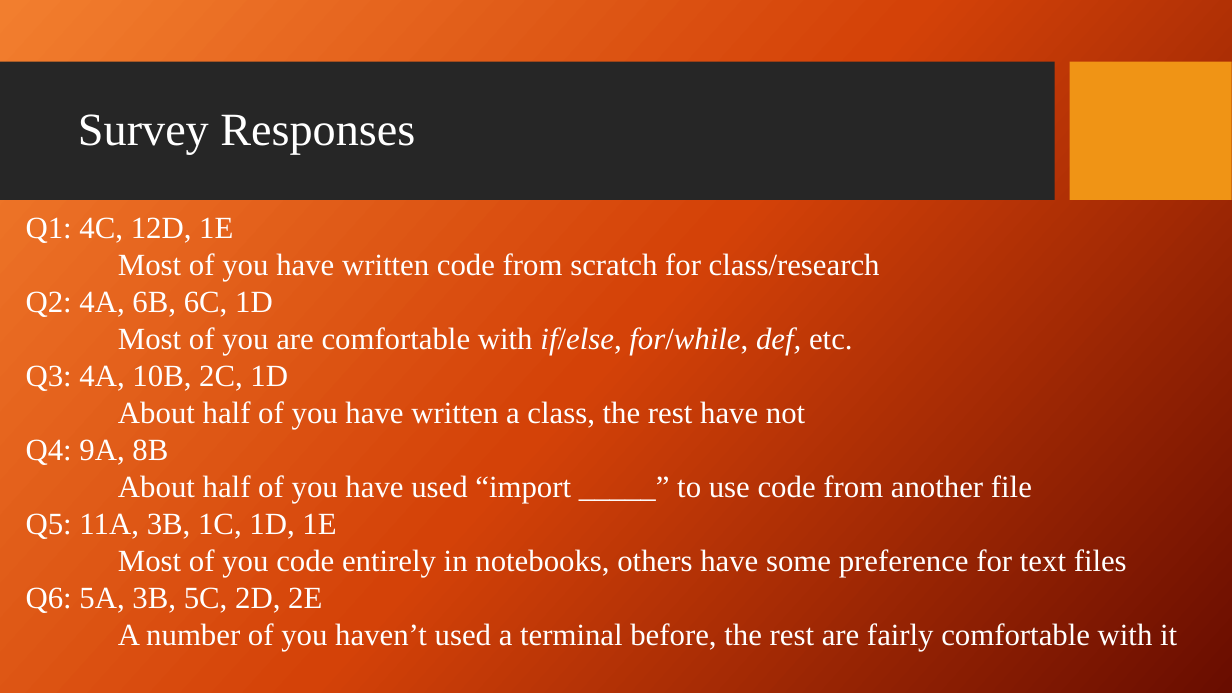
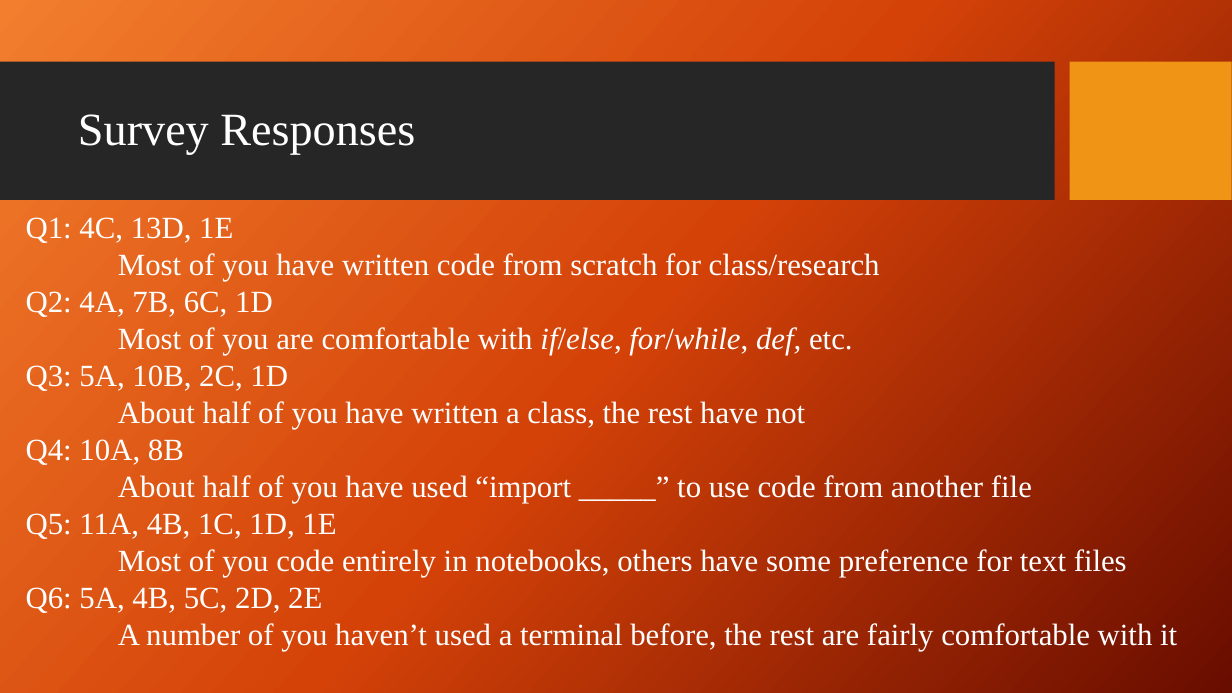
Before and after one commit to giganano/PythonBootcamp, a slide deck: slide 3 of slides/intro.pptx. Drawn at 1232x693 pixels with LibreOffice and Linux fonts; fonts in the diff are those of the drawing; background and template pictures are left out. Boxes give left, top, right and bottom in pixels: in the first picture for what was removed or moved away, otherwise in the second. Text is boxed around its words. In the diff, an @@ line names an element or a change of style, - is before the commit and + after.

Commit message:
slides: updated survey responses

```diff
--- a/slides/intro.pptx
+++ b/slides/intro.pptx
@@ text at <box>26,217,233,243</box>: text changed @@
-Q1: 4C, 12D, 1E
+Q1: 4C, 13D, 1E
@@ text at <box>26,291,273,317</box>: text changed @@
-Q2: 4A, 6B, 6C, 1D
+Q2: 4A, 7B, 6C, 1D
@@ text at <box>26,365,288,391</box>: text changed @@
-Q3: 4A, 10B, 2C, 1D
+Q3: 5A, 10B, 2C, 1D
@@ text at <box>26,439,184,465</box>: text changed @@
-Q4: 9A, 8B
+Q4: 10A, 8B
@@ text at <box>26,513,336,539</box>: text changed @@
-Q5: 11A, 3B, 1C, 1D, 1E
+Q5: 11A, 4B, 1C, 1D, 1E
@@ text at <box>26,587,322,613</box>: text changed @@
-Q6: 5A, 3B, 5C, 2D, 2E
+Q6: 5A, 4B, 5C, 2D, 2E
```
Also in this commit, not shown: 1 other file.
